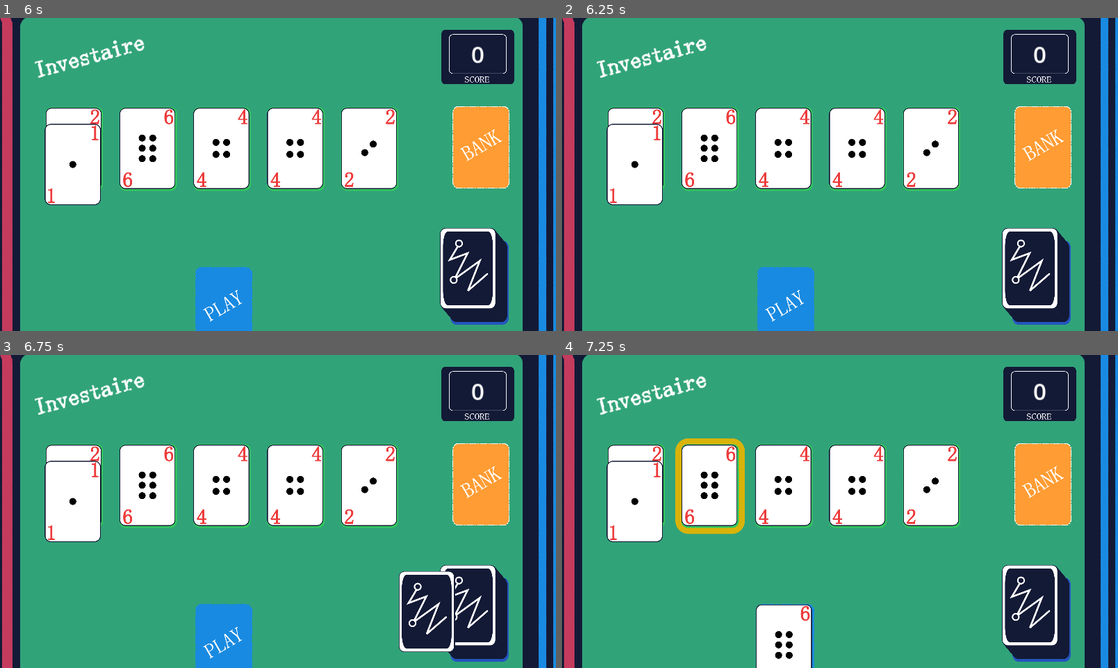
Above: before the commit, frames 1-4 (two rows, left to right).
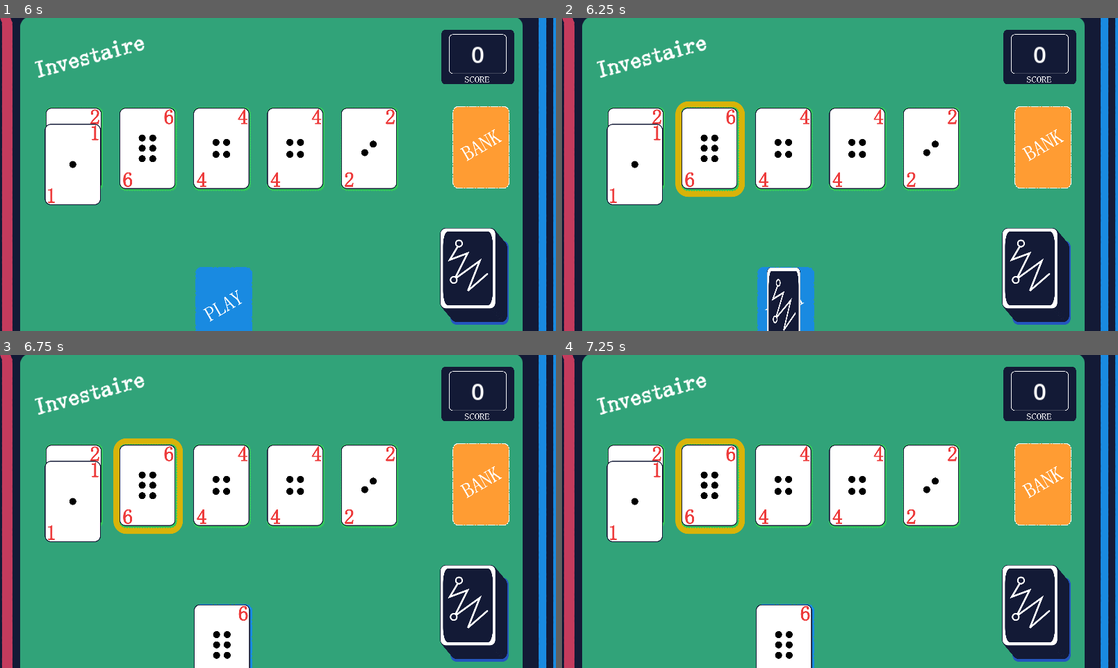
Above: after the commit, the same moments.

Repository: mathew-tran/investaire
Game: Godot game, scene res://Scenes/Game.tscn
Two runs of this game, one before a commit and one after it. Both use one fixed random seed, a clock stepped at 60 frames per second and the inputs below.
Inputs (mouse positions are in pixels of both pictures, inside the frame that each line leads up to):
- Up to frame 1 (6 s): click (478, 280) at 0.5 s; click (478, 280) at 1.27 s; click (478, 277) at 2.02 s; click (72, 146) at 2.77 s; click (144, 146) at 3.52 s; click (222, 146) at 4.27 s; click (72, 149) at 5.02 s; click (72, 165) at 5.77 s
- Up to frame 2 (6.25 s): no input
- Up to frame 3 (6.75 s): click (294, 483) at 6.52 s
- Up to frame 4 (7.25 s): no input

Frame 1 is identical in both runs. In frame 2, 2.2% of the frame differs, in the area x 20-89%, y 26-100%; in frame 3, 5.2%, in the area x 20-82%, y 26-100%; in frame 4, nothing differs.

Commit message:
speed up game a bit

Diff:
--- a/Art/InvestaireExample.svg
+++ b/Art/InvestaireExample.svg
@@ -25,8 +25,8 @@
      inkscape:deskcolor="#d1d1d1"
      inkscape:document-units="mm"
      inkscape:zoom="2.0283688"
-     inkscape:cx="-9.8601401"
-     inkscape:cy="-29.826924"
+     inkscape:cx="33.031469"
+     inkscape:cy="-2.2185315"
      inkscape:window-width="1920"
      inkscape:window-height="1001"
      inkscape:window-x="-7"
@@ -828,7 +828,7 @@
        x="-8.1167698"
        y="-44.273289"
        ry="3.4127326" /><rect
-       style="fill:#131a36;fill-opacity:1;stroke:#131a36;stroke-width:0.818999;stroke-linecap:round;stroke-dasharray:none;stroke-dashoffset:0;stroke-opacity:1"
+       style="fill:#2455bf;fill-opacity:1;stroke:#131a36;stroke-width:0.818999;stroke-linecap:round;stroke-dasharray:none;stroke-dashoffset:0;stroke-opacity:1"
        id="rect244"
        width="31.175777"
        height="14.757765"
--- a/Scripts/BankSlot.gd
+++ b/Scripts/BankSlot.gd
@@ -6,12 +6,34 @@
 func TakeCard(card : Card):
 	card.reparent(CardHolder)
 	await CardHolder.NOTIFICATION_CHILD_ORDER_CHANGED
+	await SortCards()
 	await RepositionCards()
 	await CheckDupes()
 	await RepositionCards()
-	await get_tree().create_timer(.1).timeout
+	await get_tree().process_frame
 	if len(CardHolder.get_children()) >= 3:
 		Finder.GetGame().KillGame()
+
+func CompareCards(cardA : Card, cardB : Card):
+	if cardA.Rank <= cardB.Rank:
+		return true
+	return false
+
+func SortCards():
+	var cards = []
+	for card in CardHolder.get_children():
+		cards.append(card)
+
+	cards.sort_custom(CompareCards)
+
+	for card in cards:
+		card.reparent(Finder.GetDeadCardGroup())
+		await CardHolder.NOTIFICATION_CHILD_ORDER_CHANGED
+
+	for card in cards:
+		card.reparent(CardHolder)
+		await CardHolder.NOTIFICATION_CHILD_ORDER_CHANGED
+
 
 func CheckDupes():
 	var values = {}
@@ -36,7 +58,7 @@
 	var cardOffset = Vector2.ZERO
 	var startPosition = CardHolder.global_position + Vector2(30.5, 0)
 	print(startPosition)
-	var speed = .1 / CardHolder.get_child_count()
+	var speed = .08 / CardHolder.get_child_count()
 	var cards = CardHolder.get_children()
 	for card in cards:
 		card.z_index = 0
--- a/Scripts/Game.gd
+++ b/Scripts/Game.gd
@@ -37,7 +37,9 @@
 		else:
 			await CardMoved
 
-		await get_tree().create_timer(1.2).timeout
+		await get_tree().create_timer(.5).timeout
+
+	await get_tree().create_timer(1.0).timeout
 
 
 	$CanvasLayer/GameOver.Show()
--- a/Scripts/InvestSlot.gd
+++ b/Scripts/InvestSlot.gd
@@ -18,22 +18,13 @@
 
 	cards.sort_custom(CompareCards)
 
-	print("sorting:" + name)
 	for card in cards:
 		card.reparent(Finder.GetDeadCardGroup())
 		await CardHolder.NOTIFICATION_CHILD_ORDER_CHANGED
 
-
 	for card in cards:
 		card.reparent(CardHolder)
 		await CardHolder.NOTIFICATION_CHILD_ORDER_CHANGED
-
-	print("Attempted sort")
-	for card in CardHolder.get_children():
-		print(str(card.Rank))
-
-
-	print("======")
 
 
 func CompareCards(cardA : Card, cardB : Card):
